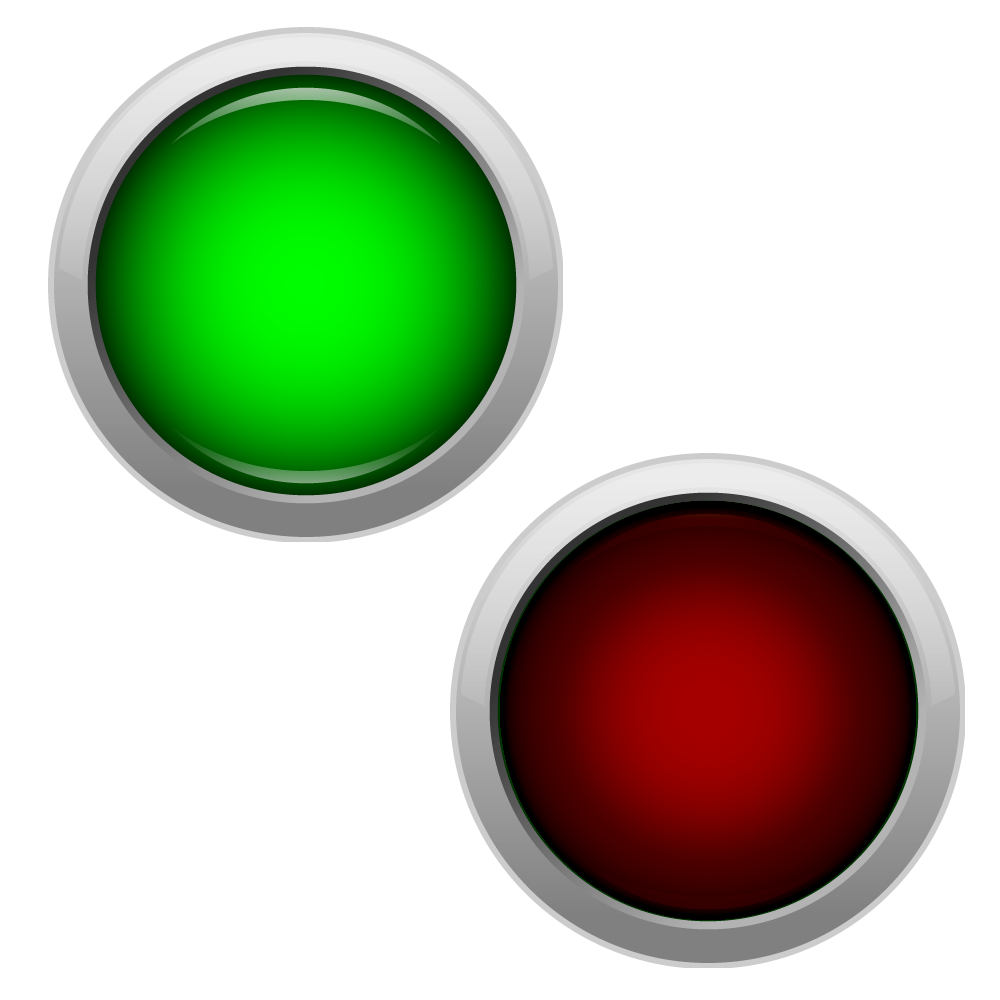
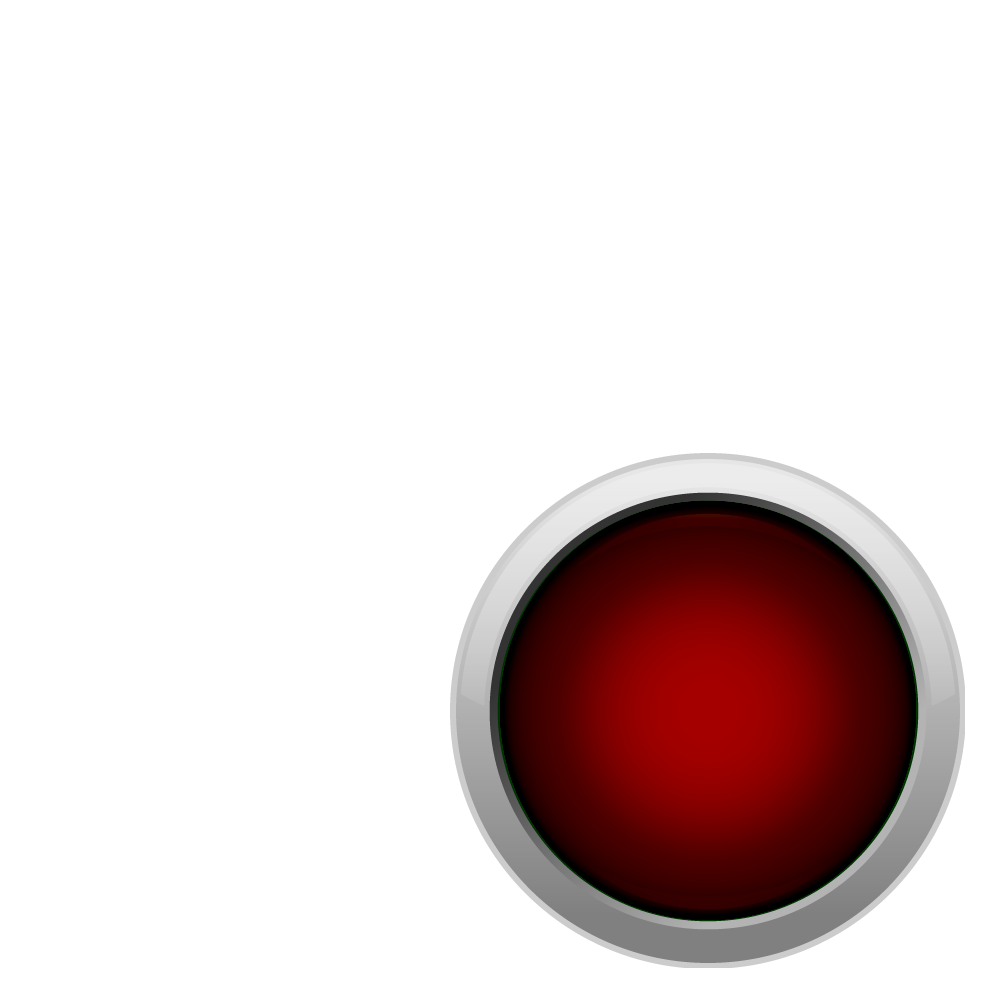
Layered file, before and after one edit (1000x1000). Changes by layer:
hid "Pasted Layer" over 48, 27, 563, 542
